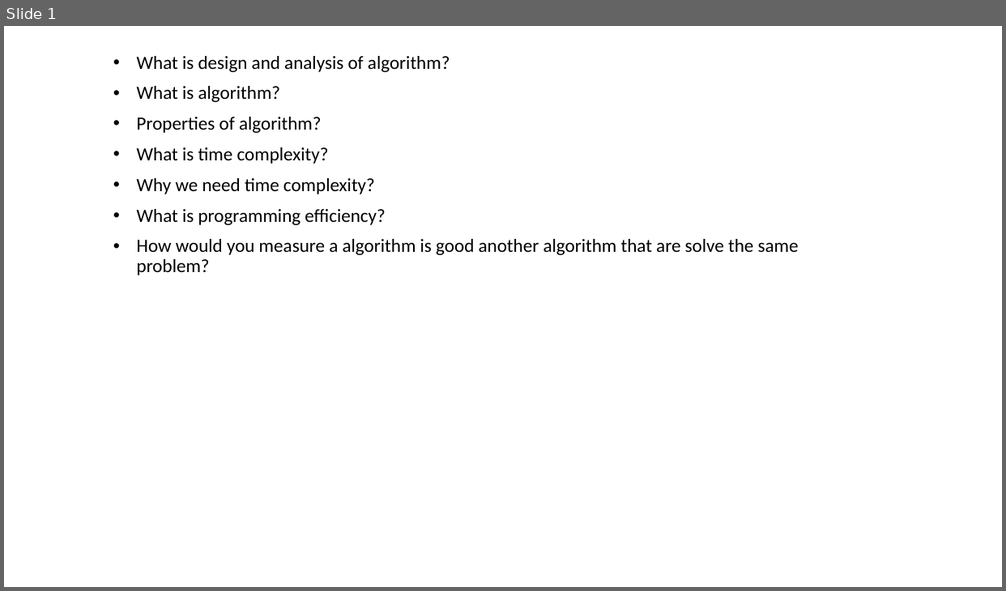
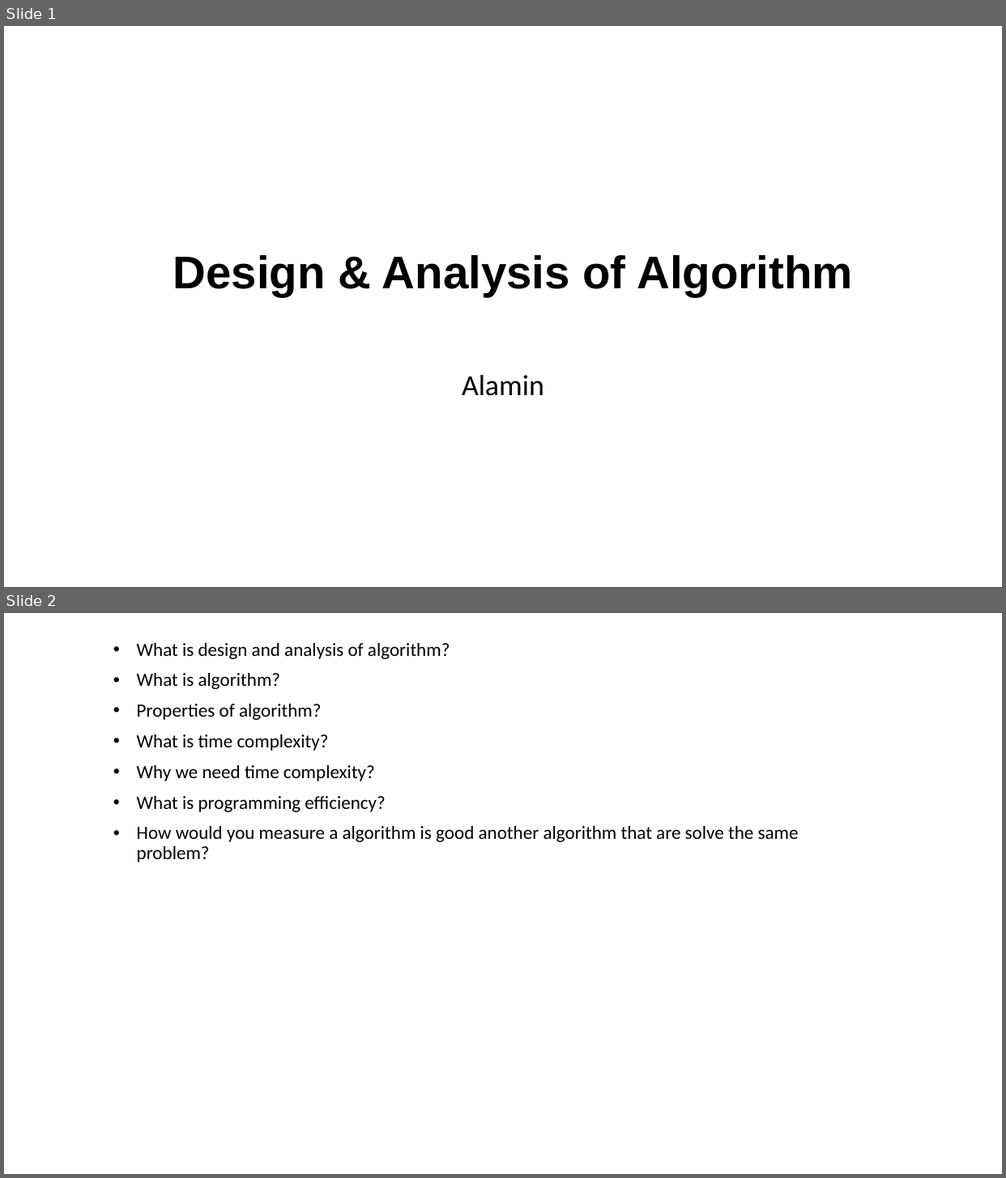
Before and after one commit to alaminbhuyan/DSA-In-Python, a slide deck: Design & Analysis Of Algorithm PDF/DAA.pptx. Shown one above the other, each under a label of ours: slide 1 before the commit, slides 1 and 2 after it. The pictures are 1006x591 and 1006x1178 pixels, drawn with LibreOffice and Linux fonts; fonts in the diff are those of the drawing. Boxes give left, top, right and bottom in pixels: in the first picture for what was removed or moved away, otherwise in the second. Text is boxed around its words. In the diff, an @@ line names an element or a change of style, - is before the commit and + after.

```diff
--- a/Design & Analysis Of Algorithm PDF/DAA.pptx
+++ b/Design & Analysis Of Algorithm PDF/DAA.pptx
@@ slide 1 added at bbox=[4, 26, 1002, 587], background #FFFFFF @@
@@ title added at bbox=[173, 255, 852, 297], 44 pt, text #000000, bold @@
+Design & Analysis of Algorithm
@@ text added at bbox=[462, 375, 544, 396], 28 pt, text #000000 @@
+Alamin
@@ what was slide 1 is now slide 2 @@
```
Also in this commit, not shown: 5 other slides added, 1 other file.
